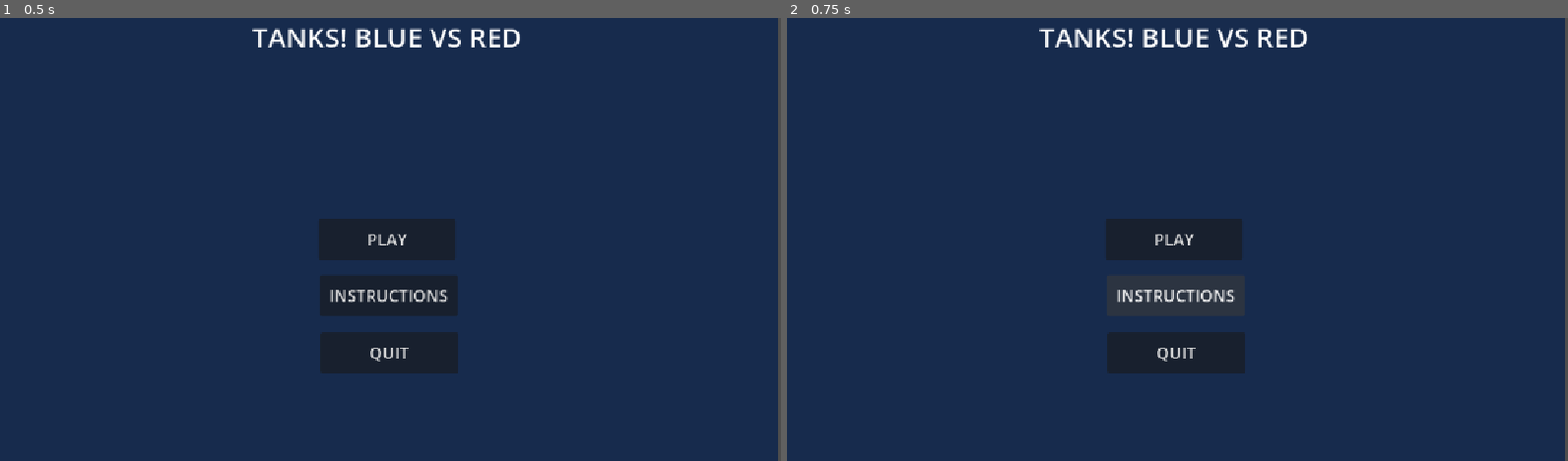
Above: before the commit, frames 1-2 (left to right).
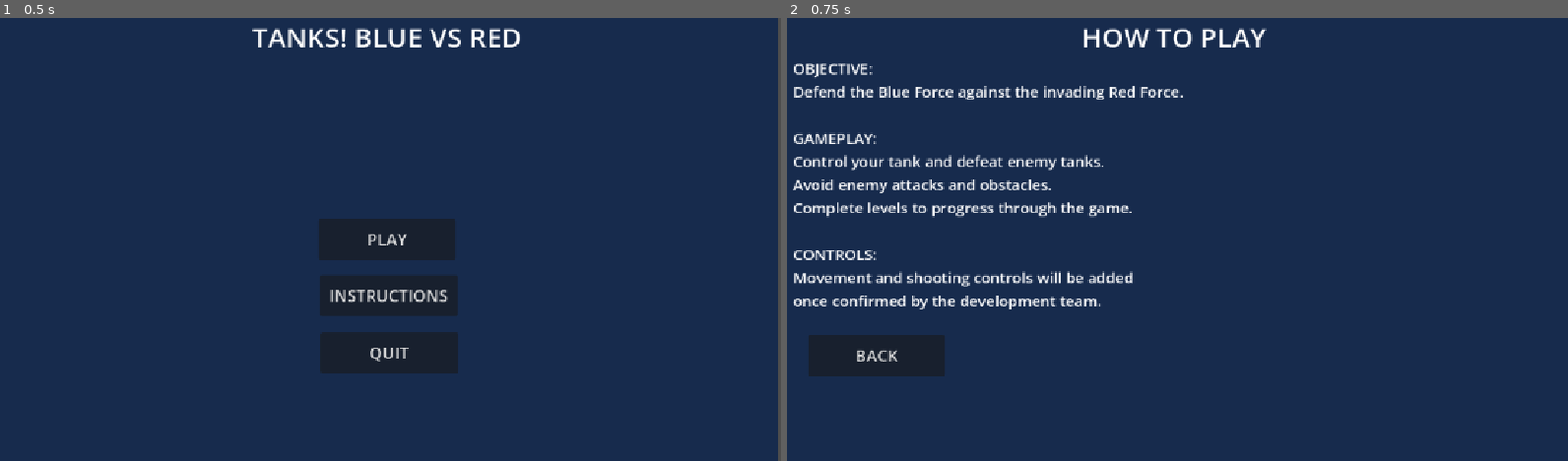
Above: after the commit, the same moments.

Repository: jaerri/tanks-blue-vs-red
Game: Godot game, scene res://UI/main_menu.tscn
Same seed, same stepped clock (60 frames per second), same inputs: the game is played once before the commit and once after it. The project has no main scene, so this scene is started directly.
Inputs:
- Up to frame 1 (0.5 s): no input
- Up to frame 2 (0.75 s): click "INSTRUCTIONS" at 0.5 s

Frame 1 is identical in both runs. In frame 2, 10% of the frame differs, in the area x 0-100%, y 0-100%.

Commit message:
End screen

Diff:
--- /dev/null
+++ b/UI/end_screen.gd
@@ -0,0 +1,8 @@
+
+extends Control
+
+func _ready():
+	$MainMenuButton.pressed.connect(_on_main_menu_pressed)
+
+func _on_main_menu_pressed():
+	get_tree().change_scene_to_file("res://UI/main_menu.tscn")
--- /dev/null
+++ b/UI/end_screen.tscn
@@ -0,0 +1,57 @@
+[gd_scene format=3 uid="uid://bs5yynyeuj8dv"]
+
+[ext_resource type="Script" uid="uid://dfkg0ol4uenh6" path="res://UI/end_screen.gd" id="1_f6iv1"]
+
+[node name="EndScreen" type="Control" unique_id=463435239]
+layout_mode = 3
+anchors_preset = 15
+anchor_right = 1.0
+anchor_bottom = 1.0
+grow_horizontal = 2
+grow_vertical = 2
+script = ExtResource("1_f6iv1")
+
+[node name="Background" type="ColorRect" parent="." unique_id=1160815679]
+layout_mode = 1
+anchors_preset = 15
+anchor_right = 1.0
+anchor_bottom = 1.0
+grow_horizontal = 2
+grow_vertical = 2
+color = Color(0.09019608, 0.16862746, 0.3019608, 1)
+
+[node name="ResultLabel" type="Label" parent="." unique_id=166742572]
+layout_mode = 1
+anchors_preset = 5
+anchor_left = 0.5
+anchor_right = 0.5
+offset_left = -138.0
+offset_right = 138.0
+offset_bottom = 137.0
+grow_horizontal = 2
+theme_override_font_sizes/font_size = 48
+text = "GAME OVER
+"
+
+[node name="PlayAgainButton" type="Button" parent="." unique_id=308067497]
+custom_minimum_size = Vector2(220, 60)
+layout_mode = 0
+offset_left = 471.0
+offset_top = 91.0
+offset_right = 691.0
+offset_bottom = 151.0
+theme_override_font_sizes/font_size = 24
+text = "PLAY AGAIN
+"
+
+[node name="MainMenuButton" type="Button" parent="." unique_id=1601069357]
+custom_minimum_size = Vector2(220, 60)
+layout_mode = 0
+offset_left = 474.0
+offset_top = 181.0
+offset_right = 694.0
+offset_bottom = 241.0
+theme_override_font_sizes/font_size = 24
+text = "MAIN MENU
+
+"
--- a/UI/instructions_menu.gd
+++ b/UI/instructions_menu.gd
@@ -4,4 +4,4 @@
 	$BackButton.pressed.connect(_on_back_pressed)
 
 func _on_back_pressed():
-	get_tree().change_scene_to_file("res://main_menu.tscn")
+	get_tree().change_scene_to_file("res://UI/main_menu.tscn")
--- a/UI/main_menu.gd
+++ b/UI/main_menu.gd
@@ -9,7 +9,7 @@
 	print("PLAY button clicked!")
 
 func _on_instructions_pressed():
-	get_tree().change_scene_to_file("res://instructions_menu.tscn")
+	get_tree().change_scene_to_file("res://UI/instructions_menu.tscn")
 
 func _on_quit_pressed():
 	get_tree().quit()
Not shown, added: UI/end_screen.gd.uid
Not shown: 2 places in UI/instructions_menu.tscn that only renumber resources
